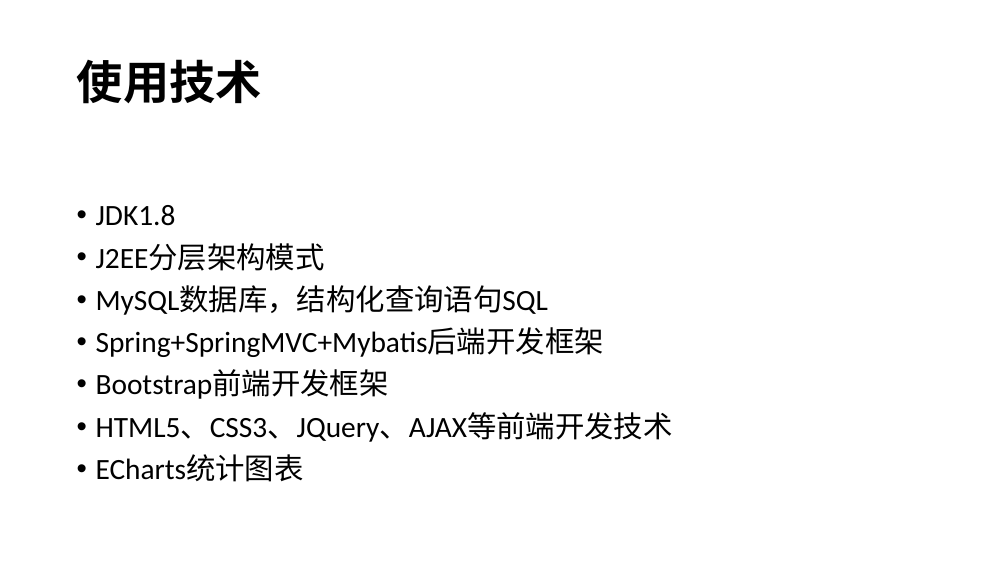
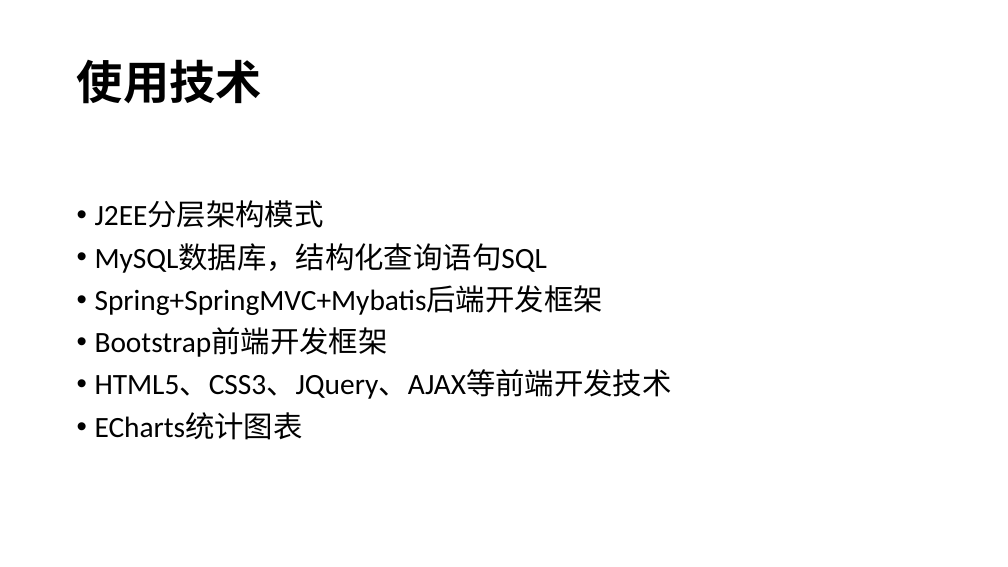
Before and after one commit to chnzxg/ssms, a slide deck: slide 6 of wiki/基于JavaWeb 的小型超市管理系统-演示文稿.ppt. Drawn at 1008x567 pixels with LibreOffice and Linux fonts; fonts in the diff are those of the drawing; background and template pictures are left out. Boxes give left, top, right and bottom in pixels: in the first picture for what was removed or moved away, otherwise in the second. Text is boxed around its words. In the diff, an @@ line names an element or a change of style, - is before the commit and + after.

```diff
--- a/wiki/基于JavaWeb 的小型超市管理系统-演示文稿.ppt
+++ b/wiki/基于JavaWeb 的小型超市管理系统-演示文稿.ppt
@@ text "J2EE分层架构模式" at [95, 201, 672, 440]: indent changed @@
@@ text at [96, 205, 176, 226]: paragraph removed @@
-• JDK1.8
```
Also in this commit, not shown: 1 other slide changed, 7 other files.
